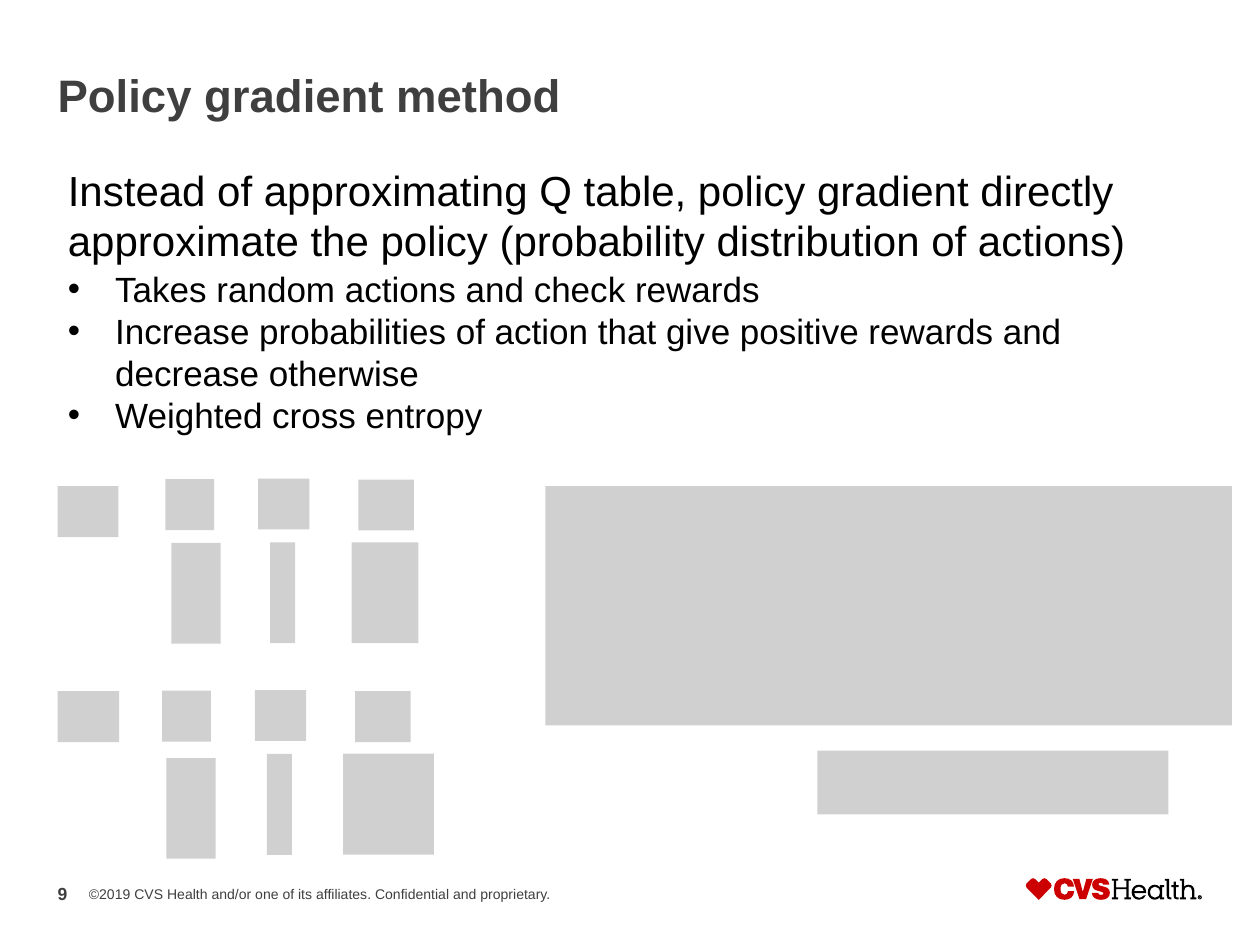
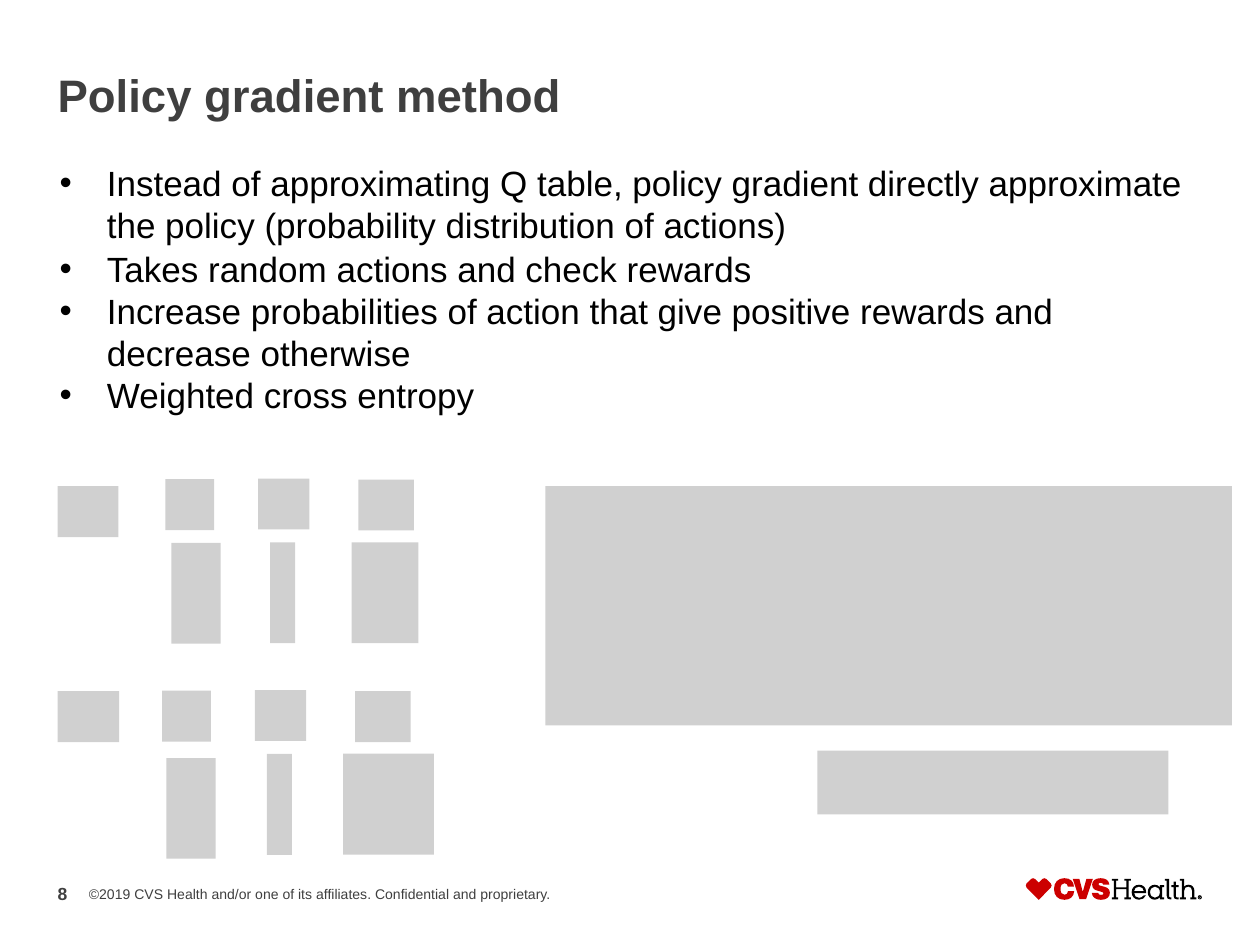
Before and after one commit to CJinny/RL_uplift, a slide deck: slide 8 of RL_uplift.pptx (slide 9 before the commit). Drawn at 1260x945 pixels with LibreOffice and Linux fonts; fonts in the diff are those of the drawing; grey boxes stand for pictures. Boxes give left, top, right and bottom in pixels: in the first picture for what was removed or moved away, otherwise in the second. Text is boxed around its words. In the diff, an @@ line names an element or a change of style, - is before the commit and + after.

```diff
--- a/RL_uplift.pptx
+++ b/RL_uplift.pptx
@@ text "Instead of approximating Q table, ...": place and size @@
-text "Instead of approximating Q table, ..." at <box>68,175,1125,434</box>
+text "Instead of approximating Q table, ..." at <box>107,170,1182,414</box>
@@ text at <box>107,170,1182,245</box>: size 24 to 20 pt in "Instead of approximating Q table, policy gradient ..."; bullet none to •; more space between paragraphs @@
@@ page number at <box>58,888,68,900</box>: text changed @@
-9
+8
```
Also in this commit, not shown: 8 other slides changed.
